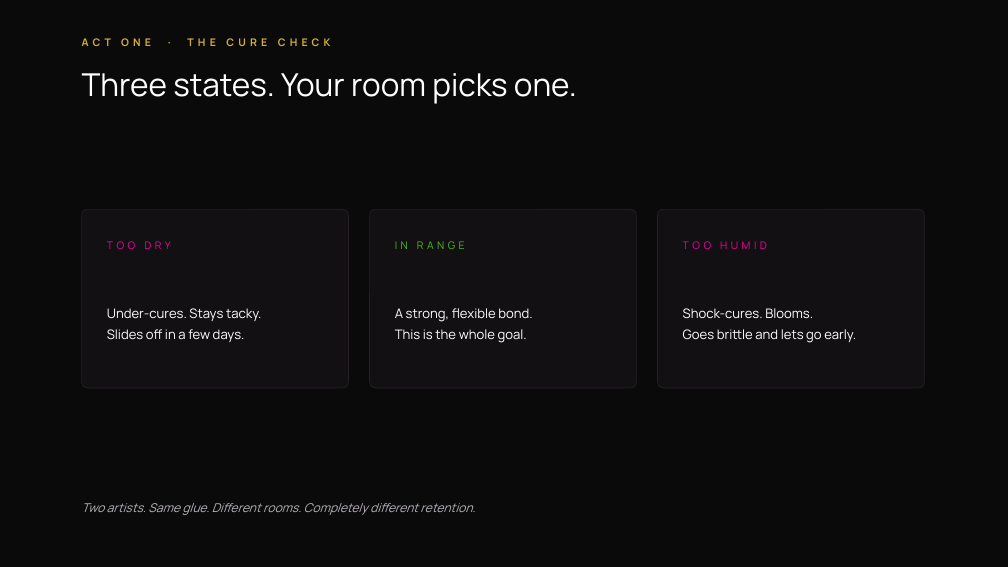
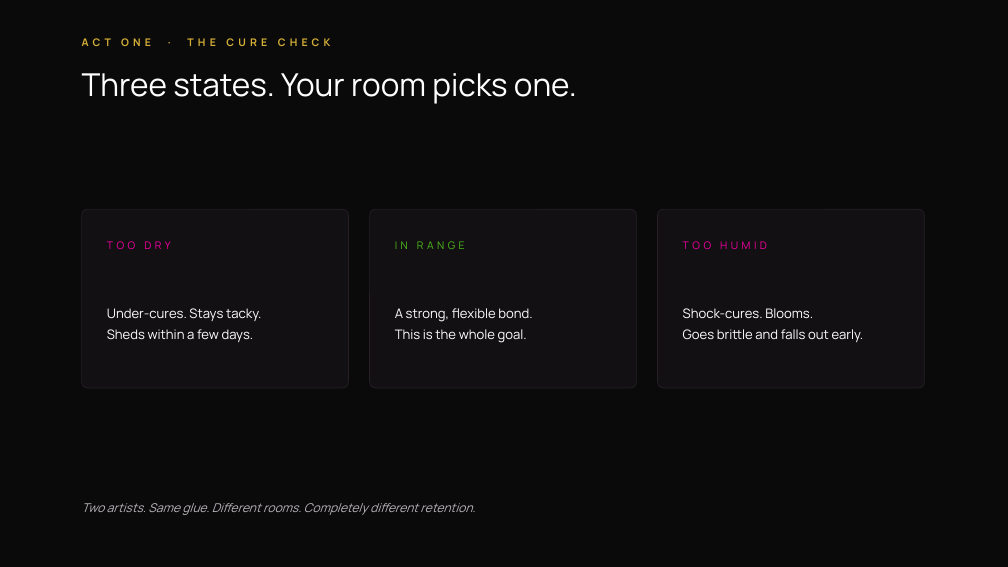
Before and after one commit to destynibeauty-creator/RLU-OFFER, a slide deck: slide 14 of slides/The-Retention-Room.pptx (slide 10 before the commit). Drawn at 1008x567 pixels with LibreOffice and Linux fonts; fonts in the diff are those of the drawing. Boxes give left, top, right and bottom in pixels: in the first picture for what was removed or moved away, otherwise in the second. Text is boxed around its words. In the diff, an @@ line names an element or a change of style, - is before the commit and + after.

```diff
--- a/slides/The-Retention-Room.pptx
+++ b/slides/The-Retention-Room.pptx
@@ text at [107, 329, 254, 342]: text changed @@
-Slides off in a few days.
+Sheds within a few days.
@@ text at [683, 329, 864, 342]: text changed @@
-Goes brittle and lets go early.
+Goes brittle and falls out early.
```
Also in this commit, not shown: 18 other slides changed, 7 slides added, 1 slide removed, 26 other files.
